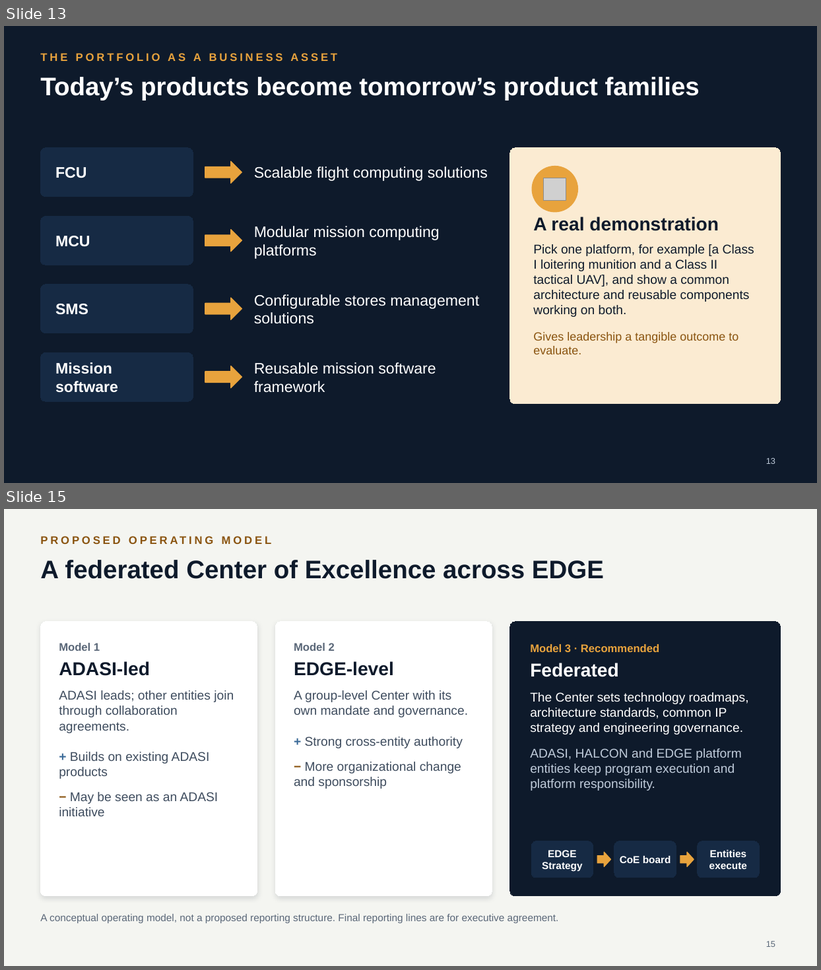
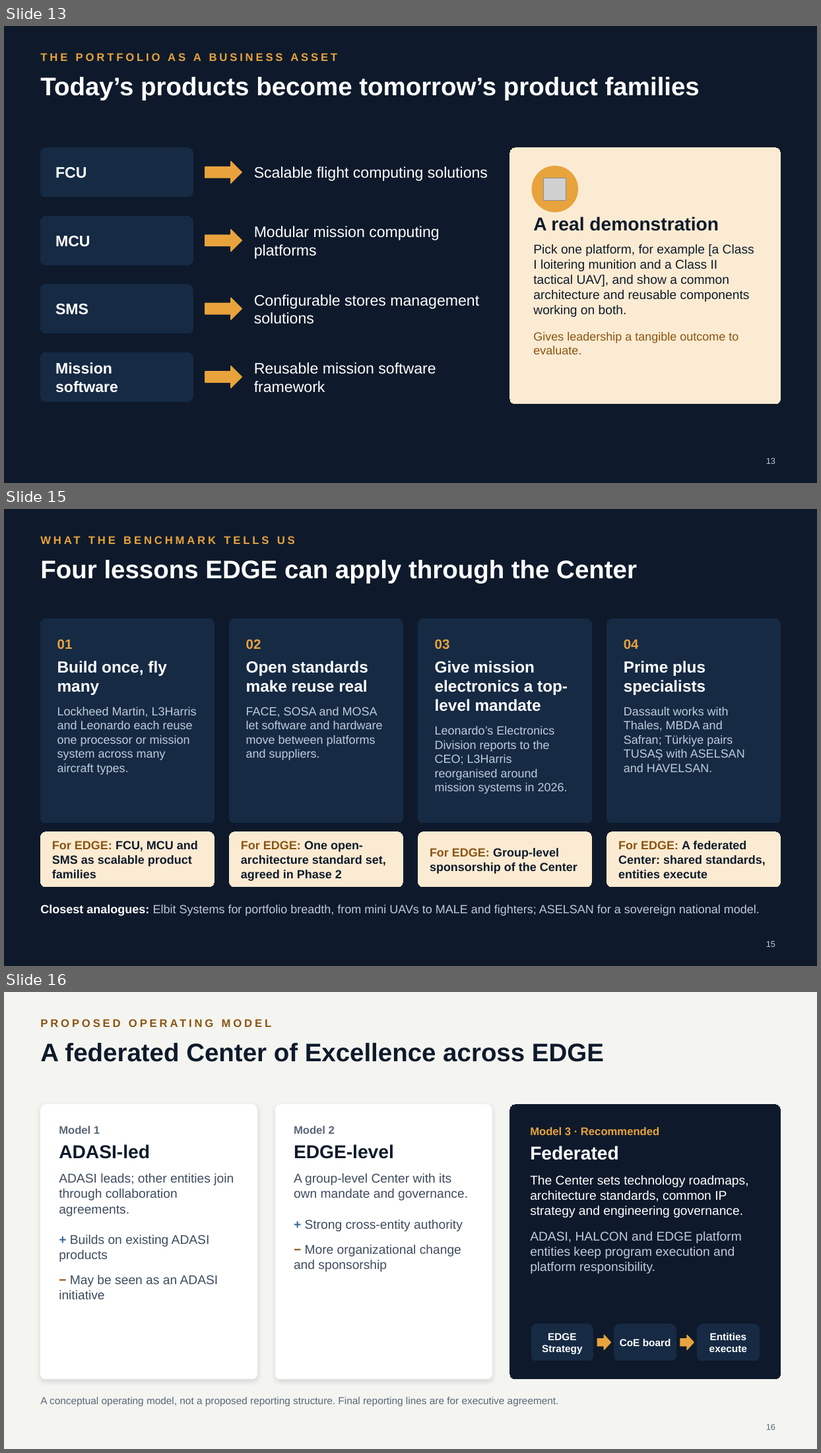
Before and after one commit to mmasabi/AIRepo, a slide deck: Avionics_CoE_Presentation.pptx. Shown one above the other, each under a label of ours: slides 13 and 15 before the commit, slides 13, 15 and 16 after it; the slides between them are not shown. The pictures are 821x970 and 821x1453 pixels, drawn with LibreOffice and Linux fonts; fonts in the diff are those of the drawing; grey boxes stand for pictures. Boxes give left, top, right and bottom in pixels: in the first picture for what was removed or moved away, otherwise in the second. Text is boxed around its words. In the diff, an @@ line names an element or a change of style, - is before the commit and + after.

```diff
--- a/Avionics_CoE_Presentation.pptx
+++ b/Avionics_CoE_Presentation.pptx
@@ slide 15 added at <box>4,509,817,966</box>, background #0E1A2B @@
@@ text added at <box>40,533,781,555</box>, 13 pt, text #E8A33D, bold @@
+WHAT THE BENCHMARK TELLS US
@@ title added at <box>40,560,637,583</box>, 30 pt, text #FFFFFF, bold @@
+Four lessons EDGE can apply through the Center
@@ rounded rectangle added at <box>40,619,215,823</box>, fill #162A44, outline #162A44 0.75 pt, 14 pt, text #BFCBDA @@
+01
+Build once, fly many
+Lockheed Martin, L3Harris and Leonardo each reuse one processor or mission system across many aircraft types.
@@ rounded rectangle added at <box>230,619,403,823</box>, fill #162A44, outline #162A44 0.75 pt, 14 pt, text #BFCBDA @@
+02
+Open standards make reuse real
+FACE, SOSA and MOSA let software and hardware move between platforms and suppliers.
@@ rounded rectangle added at <box>418,619,592,823</box>, fill #162A44, outline #162A44 0.75 pt, 14 pt, text #BFCBDA @@
+03
+Give mission electronics a top-level mandate
+Leonardo’s Electronics Division reports to the CEO; L3Harris reorganised around mission systems in 2026.
@@ rounded rectangle added at <box>607,619,781,823</box>, fill #162A44, outline #162A44 0.75 pt, 14 pt, text #BFCBDA @@
+04
+Prime plus specialists
+Dassault works with Thales, MBDA and Safran; Türkiye pairs TUSAŞ with ASELSAN and HAVELSAN.
@@ rounded rectangle added at <box>40,832,215,887</box>, fill #FBEBD2, outline #FBEBD2 0.75 pt, 14 pt, text #0E1A2B, bold @@
+For EDGE: FCU, MCU and SMS as scalable product families
@@ rounded rectangle added at <box>230,832,403,887</box>, fill #FBEBD2, outline #FBEBD2 0.75 pt, 14 pt, text #0E1A2B, bold @@
+For EDGE: One open-architecture standard set, agreed in Phase 2
@@ rounded rectangle added at <box>418,832,592,887</box>, fill #FBEBD2, outline #FBEBD2 0.75 pt, 14 pt, text #0E1A2B, bold @@
+For EDGE: Group-level sponsorship of the Center
@@ rounded rectangle added at <box>607,832,781,887</box>, fill #FBEBD2, outline #FBEBD2 0.75 pt, 14 pt, text #0E1A2B, bold @@
+For EDGE: A federated Center: shared standards, entities execute
@@ text added at <box>40,905,760,916</box>, 14 pt, text #BFCBDA @@
+Closest analogues: Elbit Systems for portfolio breadth, from mini UAVs to MALE and fighters; ASELSAN for a sovereign national model.
@@ page number added at <box>766,941,776,947</box>, 10 pt, text #BFCBDA @@
+15
@@ what was slide 15 is now slide 16 @@
```
Also in this commit, not shown: 1 slide changed, 1 other slide added.
